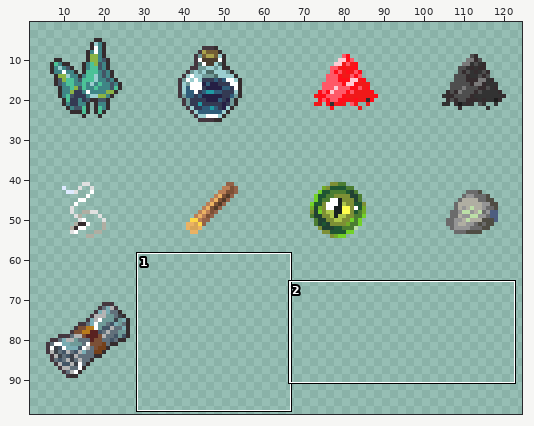
One commit to this sprite sheet: gdx-explore/src/main/resources/data/maps/tiles/items.png. Above: a wide view before the commit, with the close-up outlined.
Close-up. Before the edit:
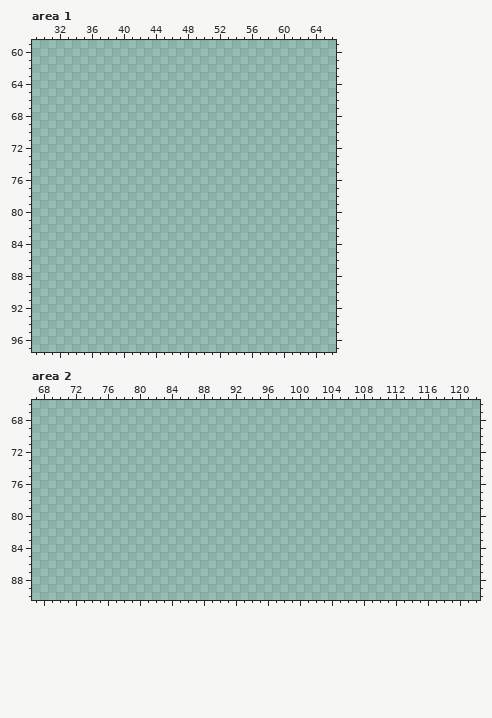
The file is 128x128 pixels. Colours within 5 levels of each other are drawn and written as one. Shown: area 1: x 29..66, y 59..97; area 2: x 67..122, y 66..90. The wide view leaves out empty margins.
Now the later version:
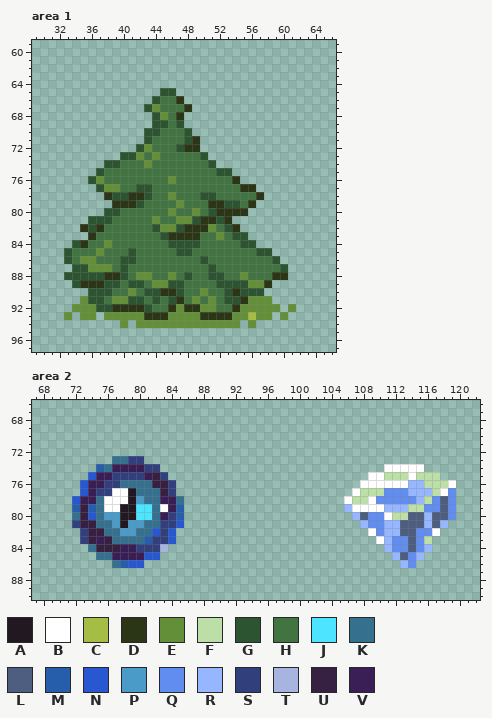
Palette (. is transparent): A #211822  B #ffffff  C #a5bd44  D #2a3616  E #648f39  F #bcdfa7  G #2d5431  H #417441  J #4de4ff  K #35708f  L #4d5e80  M #275eab  N #2758d2  P #4a9bc7  Q #628df0  R #96b6ff  S #31407d  T #a7b4df  U #372142  V #3a1f56
The edit:
--- area 1
@@ x 29..66 @@
 64 ......................................
-65 ......................................
-66 ......................................
-67 ......................................
-68 ......................................
-69 ......................................
-70 ......................................
-71 ......................................
-72 ......................................
-73 ......................................
-74 ......................................
-75 ......................................
-76 ......................................
-77 ......................................
-78 ......................................
-79 ......................................
-80 ......................................
-81 ......................................
-82 ......................................
-83 ......................................
-84 ......................................
-85 ......................................
-86 ......................................
-87 ......................................
-88 ......................................
-89 ......................................
-90 ......................................
-91 ......................................
-92 ......................................
-93 ......................................
-94 ......................................
+65 ................GG....................
+66 ...............GHHD...................
+67 ..............GEHHHD..................
+68 ...............GEHD...................
+69 ...............GGHG...................
+70 ..............GGHHHG..................
+71 ..............GHHHHGD.................
+72 .............GEHHHGDD.................
+73 ...........GGEHEHHHHHG................
+74 .........GGHHHEHHHHHHHG...............
+75 ........GHHHHHHHHHHHHHHGG.............
+76 .......GEHHHHHHHHEHHHHHHHD............
+77 ........GEEHHGGHHHHHHHHHHHDD..........
+78 .........DGGDDGHHEHHHGGHHHHHD.........
+79 ..........DDDGHHHHEHHHDDGGHD..........
+80 .........GGHHHHHHEHHEHGDDDD...........
+81 .......GGGHHHHHEHHEEGDDGD.............
+82 ......DGDHHHHHHGEEGDDDEHGD............
+83 .......DHHHHHHHHGDDDDHHEHGG...........
+84 .....GDHHEHHHHHHHGGGGHHHHHGG..........
+85 ....GHHHEHHHGHHHHHGGHHHHHHHHGG........
+86 ....GHEEHHHGGHHHHHHHHGHHHHHHHHG.......
+87 .....GGEEEHGHHHHHHHHHHGHHHHHHHHG......
+88 ....GGGGGDDGHEEHHEHGHHGGHHEHHHDD......
+89 .....GDDDGGHGGHEEGGHHHHGGGGEED........
+90 .......GGGHHEHGGDDGHHEHHGDGGG.........
+91 ......EGGHEEGGHGHGDHEHEHGGDEEE........
+92 .....EEEGGDDDDGHHDEDDEEHHDEEEEE.E.....
+93 ....E.EE.EEEEEDDDEEEEDDDDEECEE.E......
+94 ...........E.EEEEEEEEEEEEE.E..........
 95 ......................................
--- area 2
@@ x 67..122 @@
 72 ........................................................
-73 ........................................................
-74 ........................................................
-75 ........................................................
-76 ........................................................
-77 ........................................................
-78 ........................................................
-79 ........................................................
-80 ........................................................
-81 ........................................................
-82 ........................................................
-83 ........................................................
-84 ........................................................
-85 ........................................................
-86 ........................................................
+73 ..........KKSS..........................................
+74 ........MKVVVVSS............................BBBBB.......
+75 .......NVVSSSSVUS.........................BBFFFBFFF.....
+76 ......NVVSSKKKKUUS.......................BBBBBBRRFFFB...
+77 ......NVSSBBAKKKUS......................BFFFQQQRRRFBQ...
+78 .....NVVKBBBAPKKVVK....................BFFBQQQQQRFQLQ...
+79 .....MUMKBBAAJJKBVM....................RBBBBRRRFFQQLQ...
+80 .....KUNKPPAAJJKVSM.....................RLQQBFFLLRLLQ...
+81 .....SUUKKPAPPKKSSN......................RQQRRLLLRLR....
+82 ......SUUKKPPKKNSN........................BQRRLLQQB.....
+83 ......SUVUKKKKMSSN.........................BRQQLQF......
+84 .......KUUUVVSSST...........................RQQLQR......
+85 ........KKVVVVNN.............................RLQR.......
+86 ..........KMNN................................RQ........
 87 ........................................................
Where, in picture pixels (left, top, right, bottom), the same in both close-ups:
added: (64, 88, 296, 328)
added: (72, 456, 184, 568)
added: (344, 464, 456, 568)
